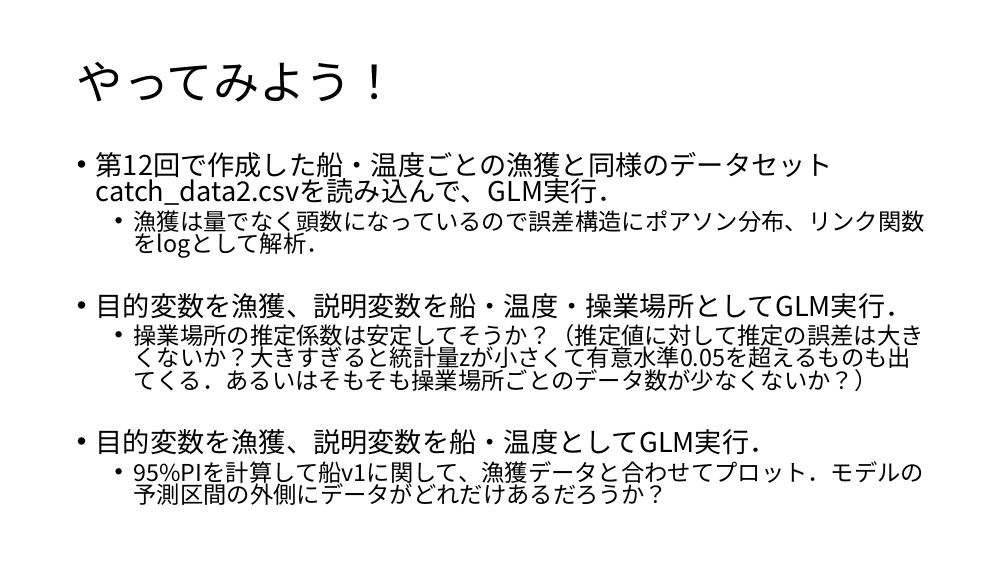
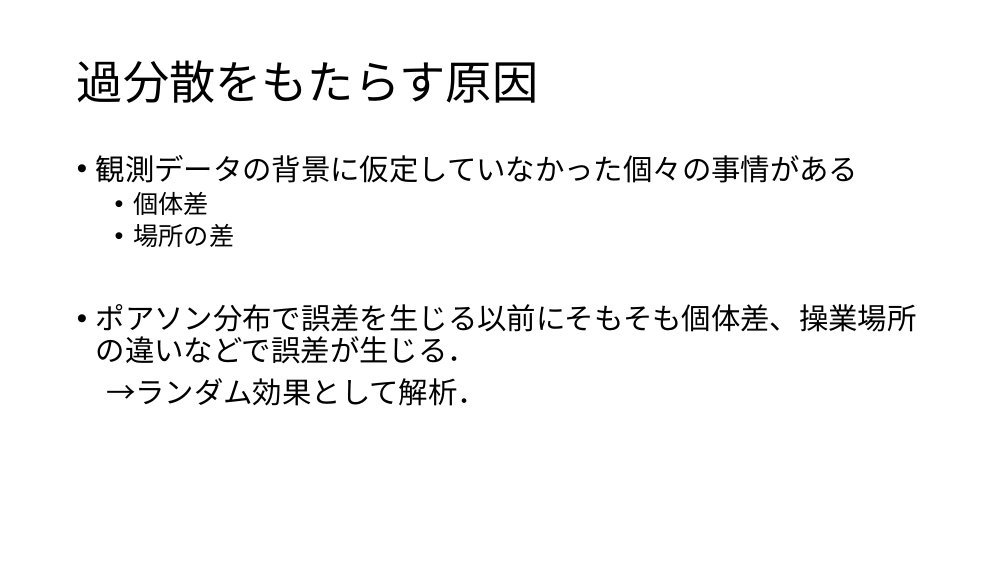
Before and after one commit to KoHMB/Shigen_kensyu_FRA, a slide deck: slide 9 of R/スライド/第28回.pptx. Drawn at 1008x567 pixels with LibreOffice and Linux fonts; fonts in the diff are those of the drawing. Boxes give left, top, right and bottom in pixels: in the first picture for what was removed or moved away, otherwise in the second. Text is boxed around its words. In the diff, an @@ line names an element or a change of style, - is before the commit and + after.

```diff
--- a/R/スライド/第28回.pptx
+++ b/R/スライド/第28回.pptx
@@ title at [77, 60, 538, 103]: text changed @@
-やってみよう！
+過分散をもたらす原因
@@ text at [96, 155, 917, 406]: text changed; size 22.2 to 28 pt @@
-• 第12回で作成した船・温度ごとの漁獲と同様のデータセットcatch_data2.csvを読み込んで、GLM実行．
-  • 漁獲は量でなく頭数になっているので誤差構造にポアソン分布、リンク関数をlogとして解析．
-• 目的変数を漁獲、説明変数を船・温度・操業場所としてGLM実行．
-  • 操業場所の推定係数は安定してそうか？（推定値に対して推定の誤差は大きくないか？大きすぎると統計量zが小さくて有意水準0.05を超えるものも出てくる．あるいはそもそも操業場所ごとのデータ数が少なくないか？）
-• 目的変数を漁獲、説明変数を船・温度としてGLM実行．
-  • 95%PIを計算して船v1に関して、漁獲データと合わせてプロット．モデルの予測区間の外側にデータがどれだけあるだろうか？
+• 観測データの背景に仮定していなかった個々の事情がある
+  • 個体差
+  • 場所の差
+• ポアソン分布で誤差を生じる以前にそもそも個体差、操業場所の違いなどで誤差が生じる．
+→ランダム効果として解析．
```
Also in this commit, not shown: 5 other slides changed, 3 slides added, 3 slides removed, 10 other files.
